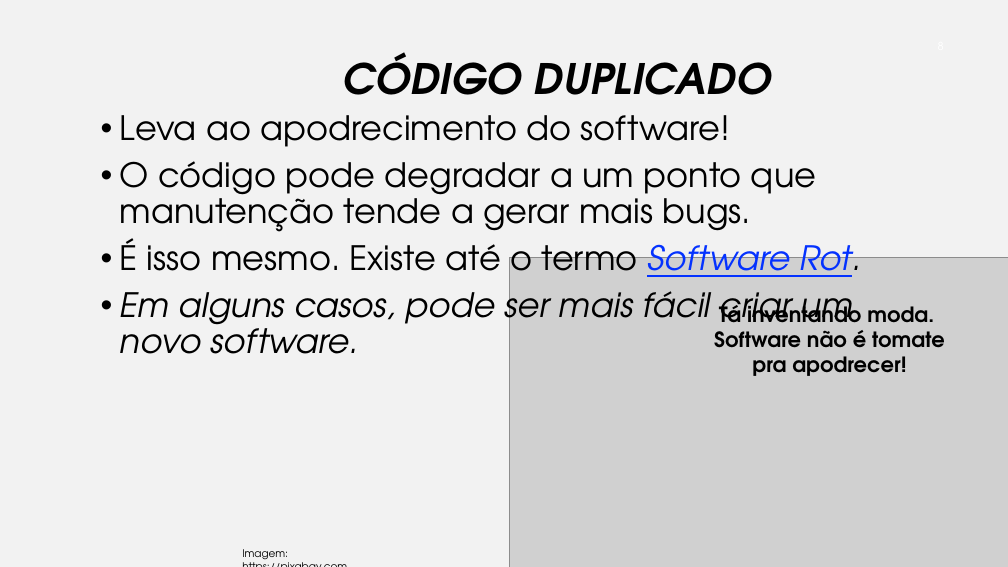
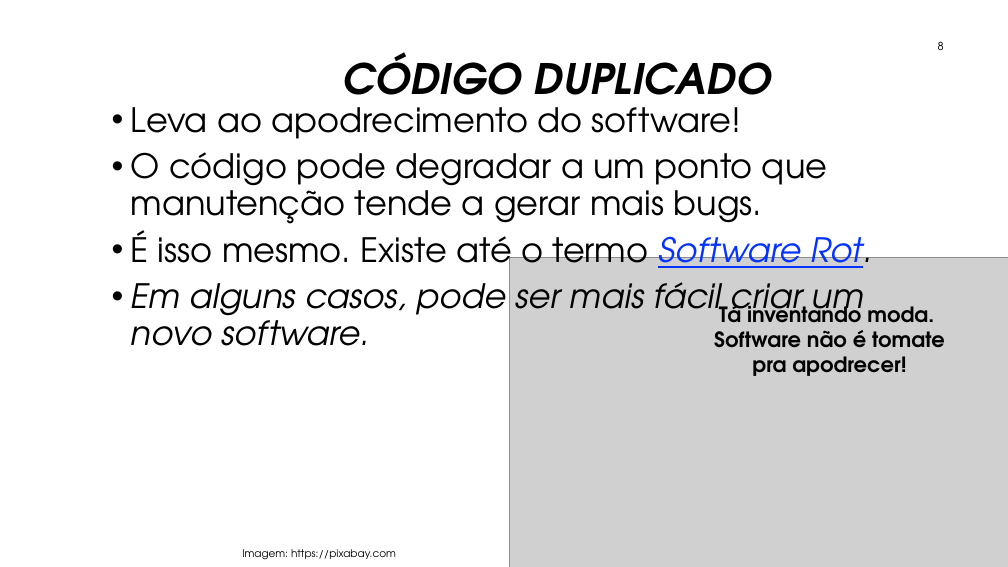
Before and after one commit to Claudio-Barbosa-da-Silva/testes-de-software, a slide deck: slide 8 of projects/01-introducao-tdd/tdd.pptx. Drawn at 1008x567 pixels with LibreOffice and Linux fonts; fonts in the diff are those of the drawing; grey boxes stand for pictures; background and template pictures are left out. Boxes give left, top, right and bottom in pixels: in the first picture for what was removed or moved away, otherwise in the second. Text is boxed around its words. In the diff, an @@ line names an element or a change of style, - is before the commit and + after.

```diff
--- a/projects/01-introducao-tdd/tdd.pptx
+++ b/projects/01-introducao-tdd/tdd.pptx
@@ background #F2F2F2 to #FFFFFF @@
@@ page number at bbox=[938, 41, 944, 50]: text colour #FFFFFF to #000000 @@
@@ text "Leva ao apodrecimento do software!": place and size @@
-text "Leva ao apodrecimento do software!" at bbox=[120, 115, 861, 354]
+text "Leva ao apodrecimento do software!" at bbox=[131, 107, 872, 346]
@@ text "Imagem: https://pixabay.com" rewrapped from bbox=[242, 549, 288, 563] to bbox=[242, 549, 396, 560] @@
```
Also in this commit, not shown: 26 other slides changed, 1 slide added, 1 other file.
